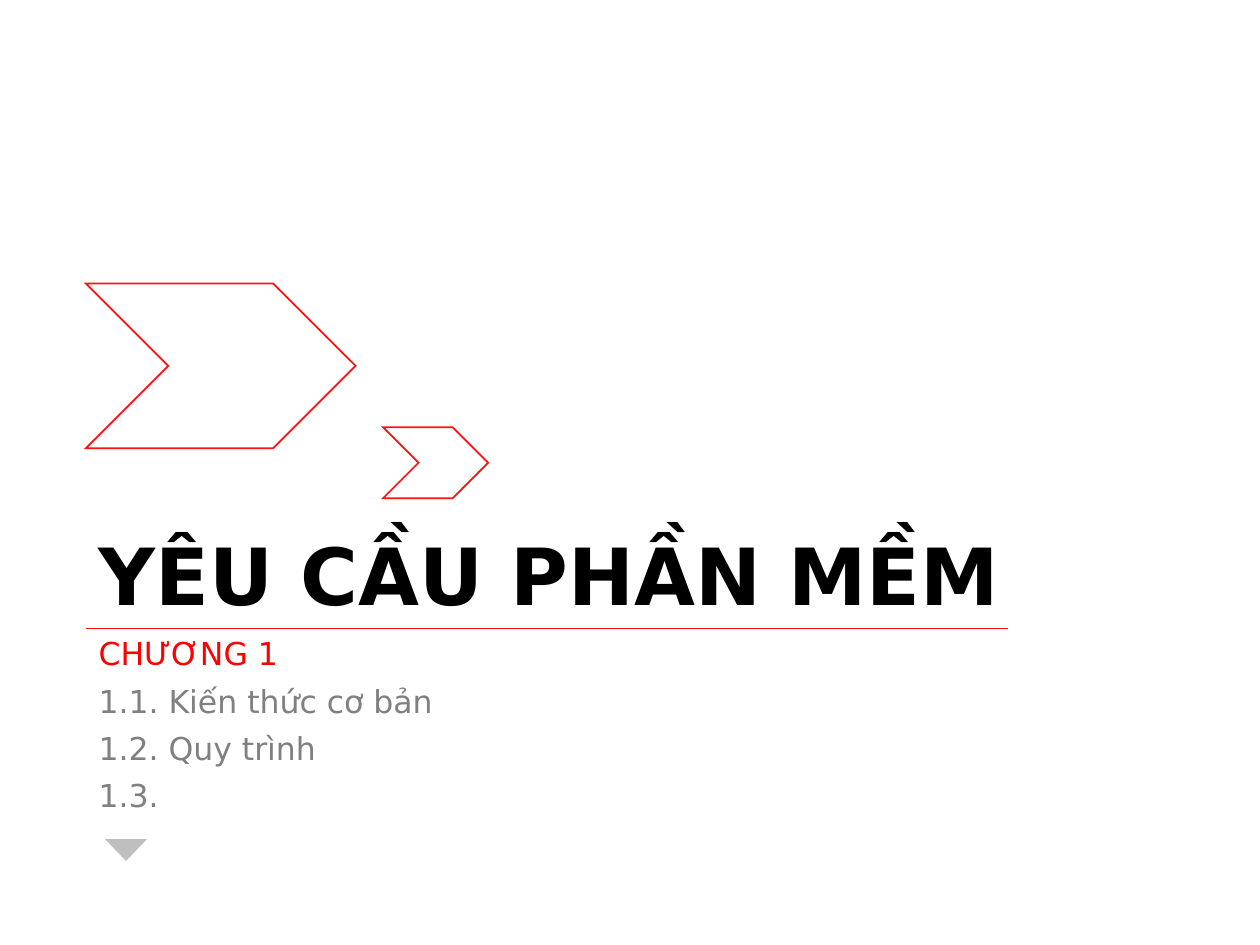
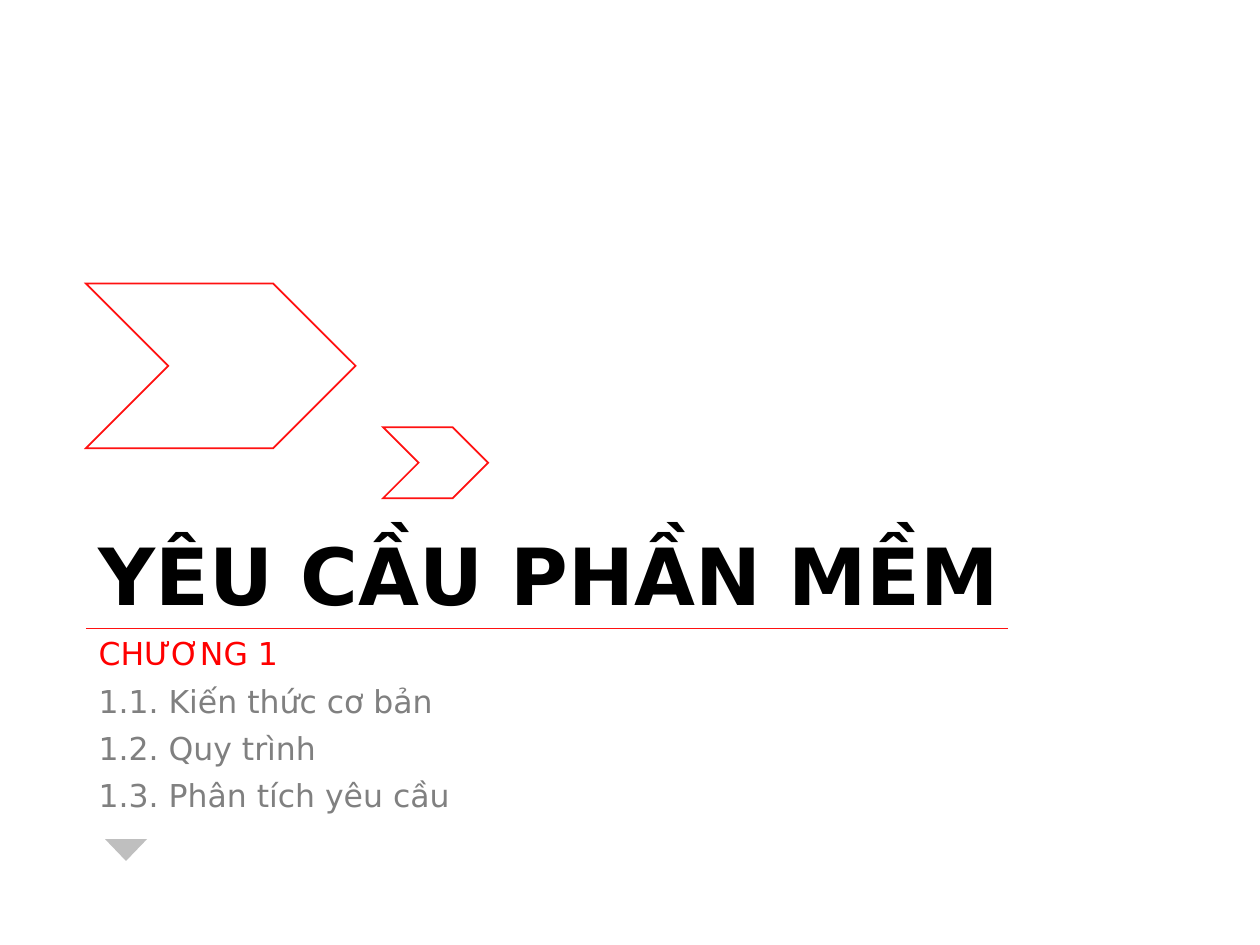
Before and after one commit to riverspart/uet-adv-sw-engineering, a slide deck: slide 2 of slide/release/chapter_1/slide.pptx. Drawn at 1260x945 pixels with LibreOffice and Linux fonts; fonts in the diff are those of the drawing. Boxes give left, top, right and bottom in pixels: in the first picture for what was removed or moved away, otherwise in the second. Text is boxed around its words. In the diff, an @@ line names an element or a change of style, - is before the commit and + after.

```diff
--- a/slide/release/chapter_1/slide.pptx
+++ b/slide/release/chapter_1/slide.pptx
@@ text at [99,781,450,814]: text changed @@
-1.3.
+1.3. Phân tích yêu cầu
```
Also in this commit, not shown: 16 slides added.
